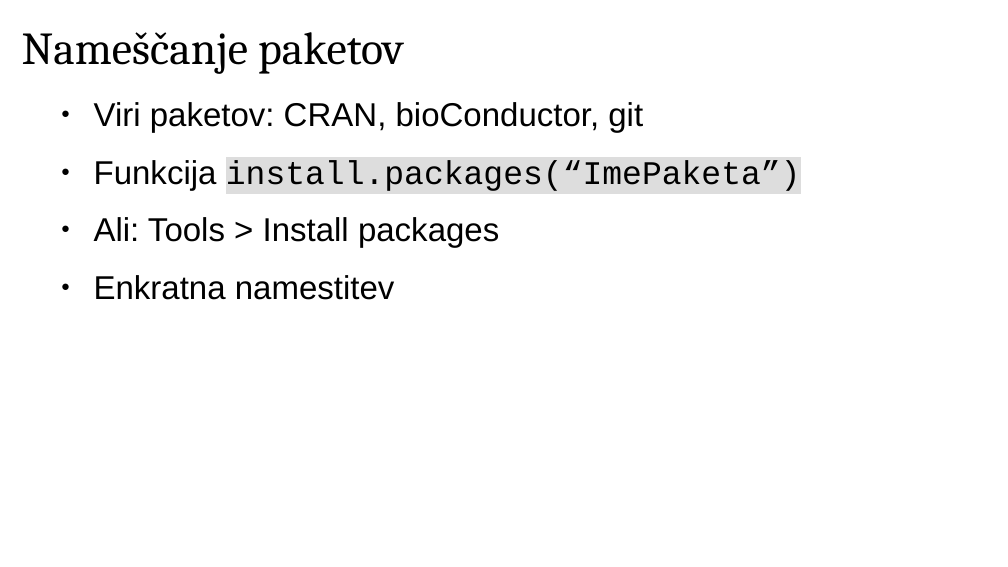
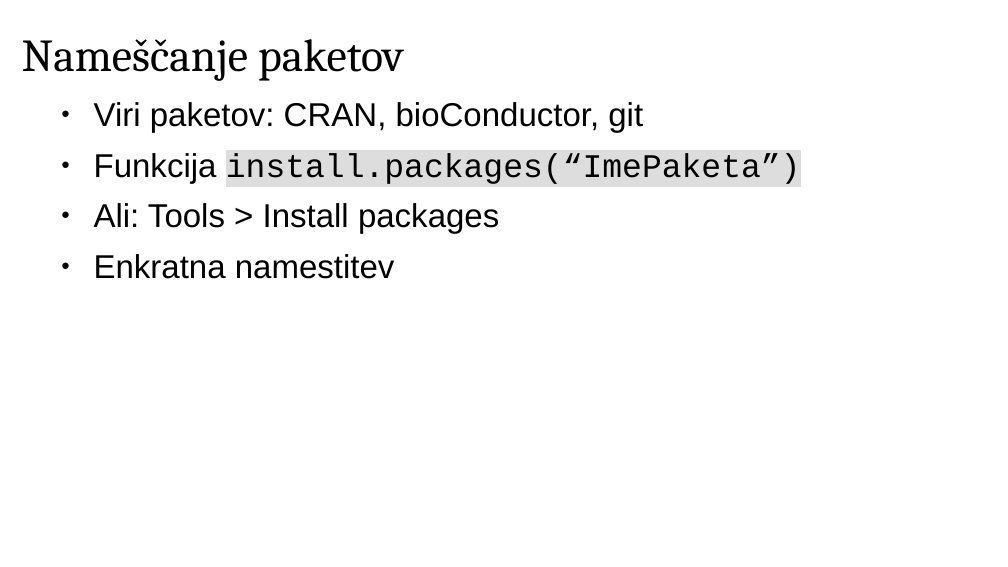
Before and after one commit to janaobsteter/Genotype_CODES, a slide deck: slide 7 of IT_Rtecaj.odp (slide 5 before the commit). Drawn at 1008x567 pixels with LibreOffice and Linux fonts; fonts in the diff are those of the drawing. Boxes give left, top, right and bottom in pixels: in the first picture for what was removed or moved away, otherwise in the second. Text is boxed around its words. In the diff, an @@ line names an element or a change of style, - is before the commit and + after.

```diff
--- a/IT_Rtecaj.odp
+++ b/IT_Rtecaj.odp
@@ title "Nameščanje paketov": place and size @@
-title "Nameščanje paketov" at [22,32,404,74]
+title "Nameščanje paketov" at [22,39,404,81]
@@ text "Viri paketov: CRAN, bioConductor, git" at [94,102,801,279]: less space between paragraphs @@
```
Also in this commit, not shown: 3 other slides changed, 12 slides added, 1 slide removed, 2 other files.
